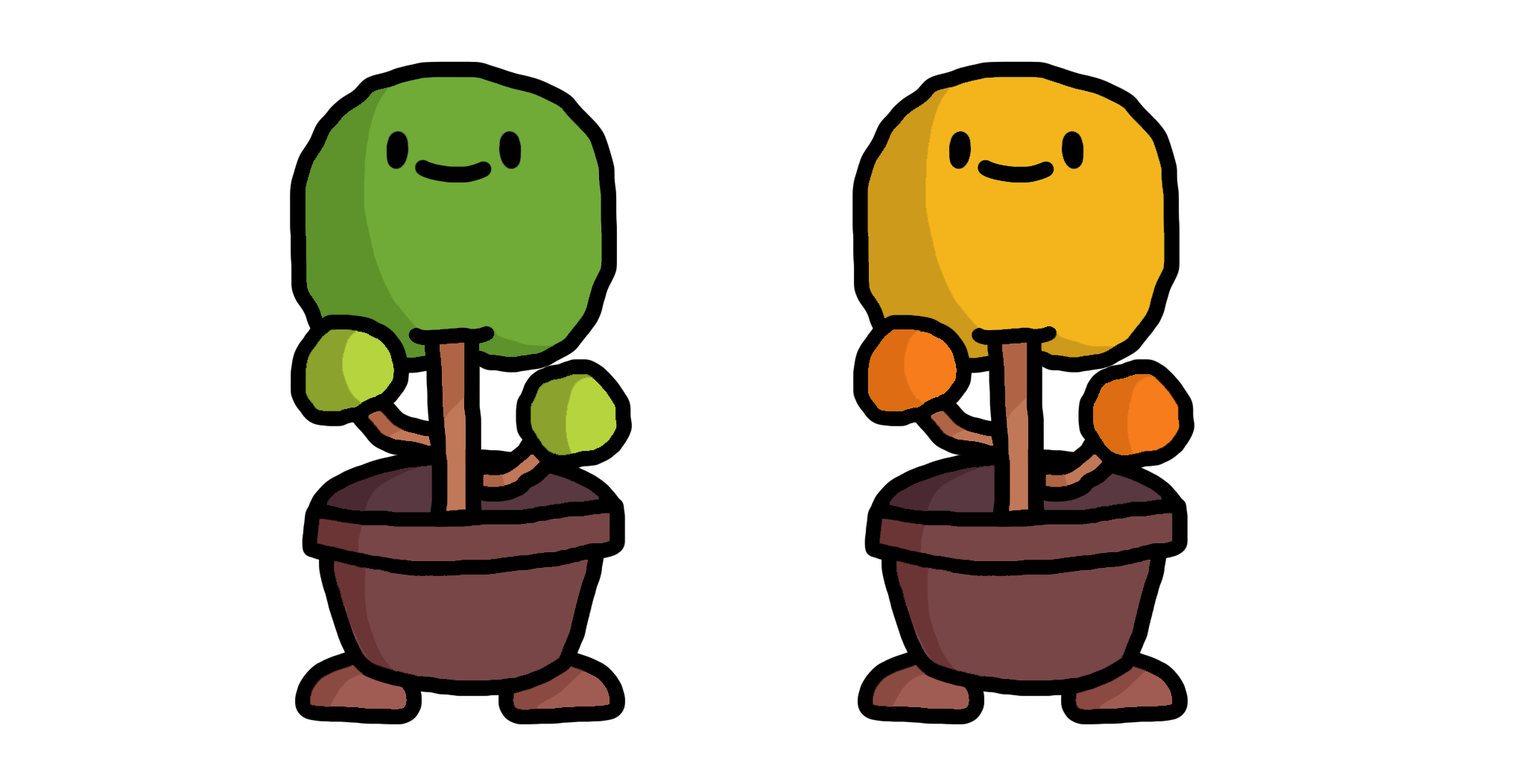
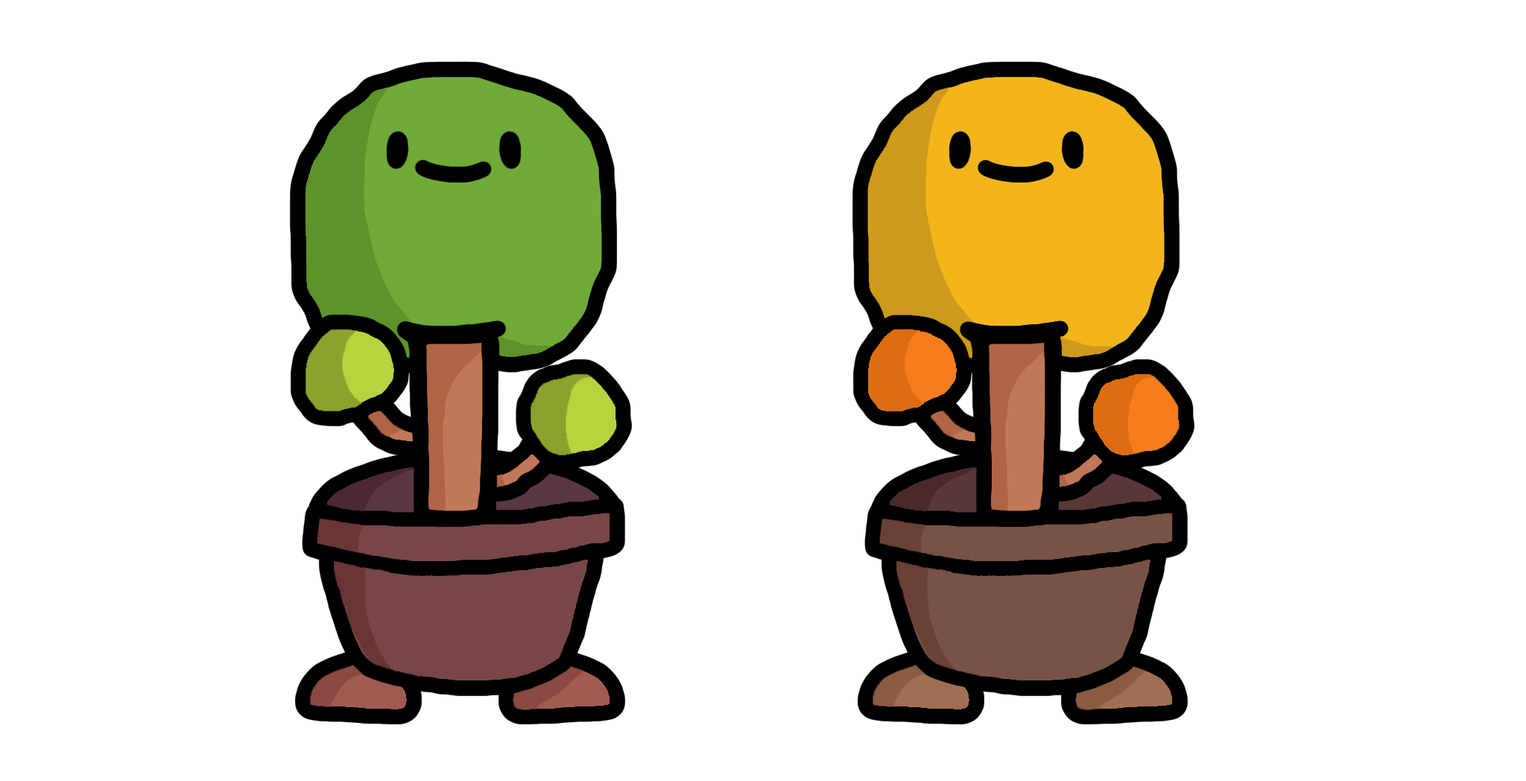
Layered file, before and after one edit (1526 x 781). Changes by layer:
painted on "Layer 5 copy" over [396, 76, 1180, 711]
